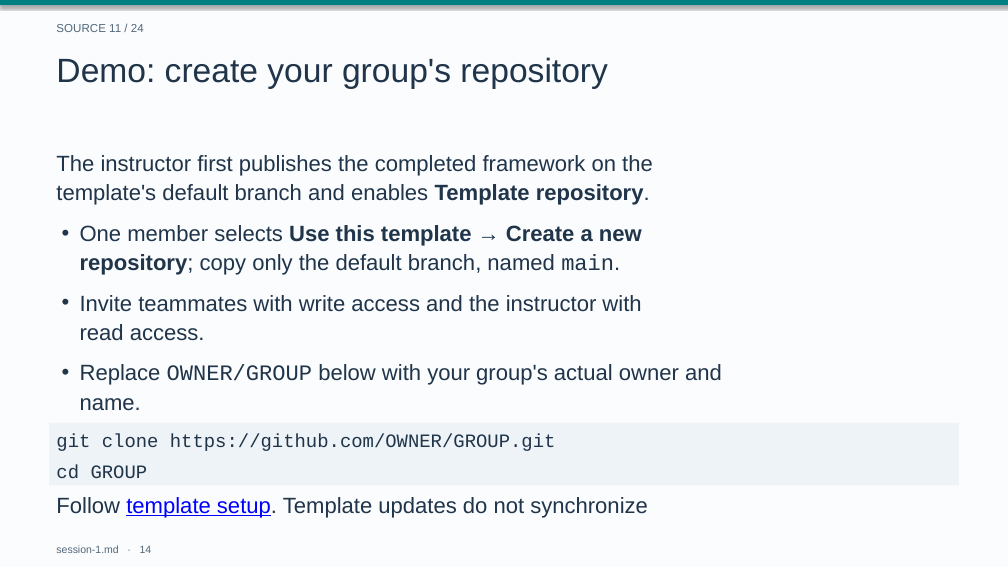
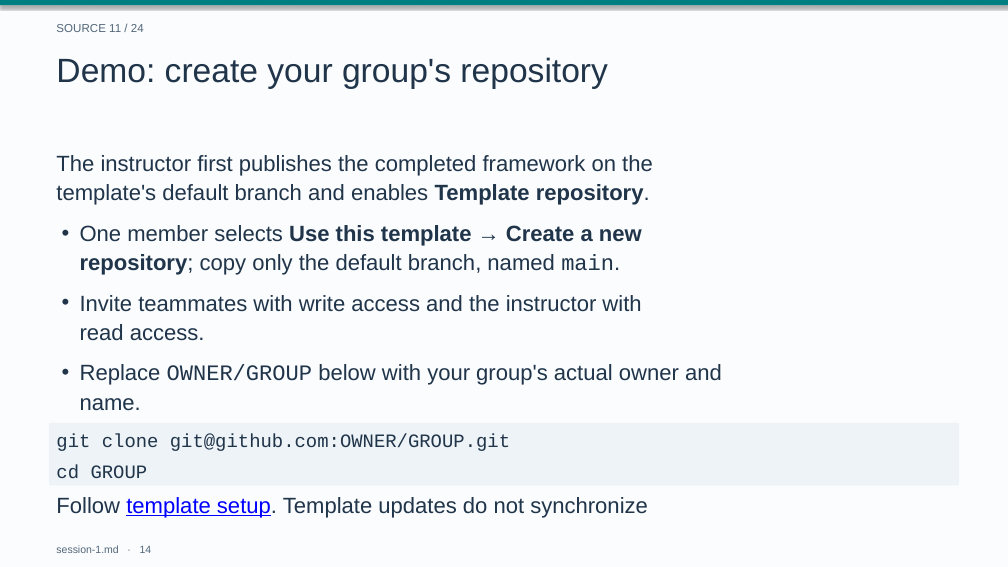
Before and after one commit to drweihungpan-lab/3R-teaching, a slide deck: slide 14 of materials/slides/session-1.pptx. Drawn at 1008x567 pixels with LibreOffice and Linux fonts; fonts in the diff are those of the drawing. Boxes give left, top, right and bottom in pixels: in the first picture for what was removed or moved away, otherwise in the second. Text is boxed around its words. In the diff, an @@ line names an element or a change of style, - is before the commit and + after.

```diff
--- a/materials/slides/session-1.pptx
+++ b/materials/slides/session-1.pptx
@@ text in rectangle at [56,433,510,451]: text changed @@
-git clone https://github.com/OWNER/GROUP.git
+git clone git@github.com:OWNER/GROUP.git
```
Also in this commit, not shown: 4 other files.
